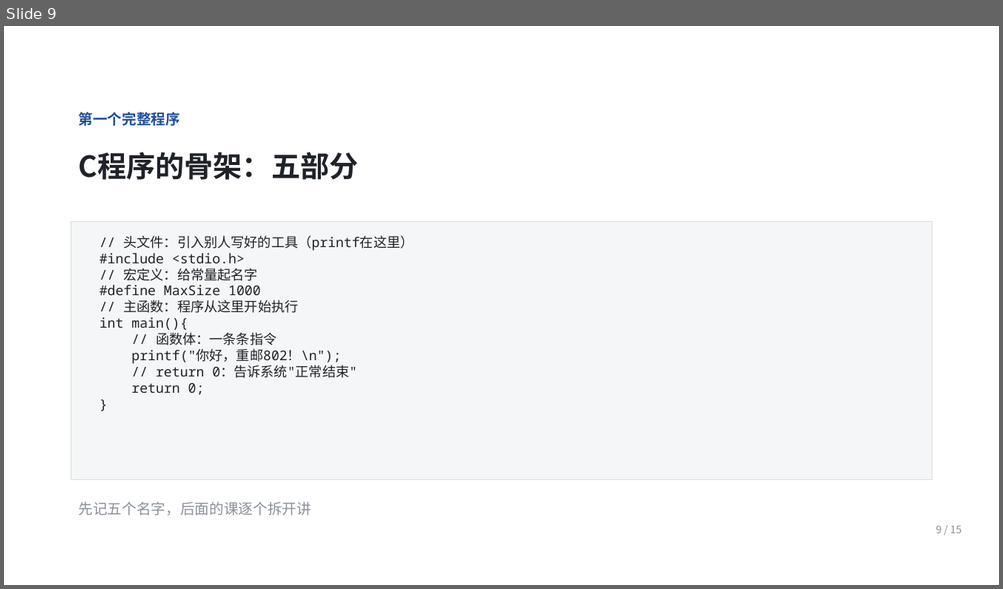
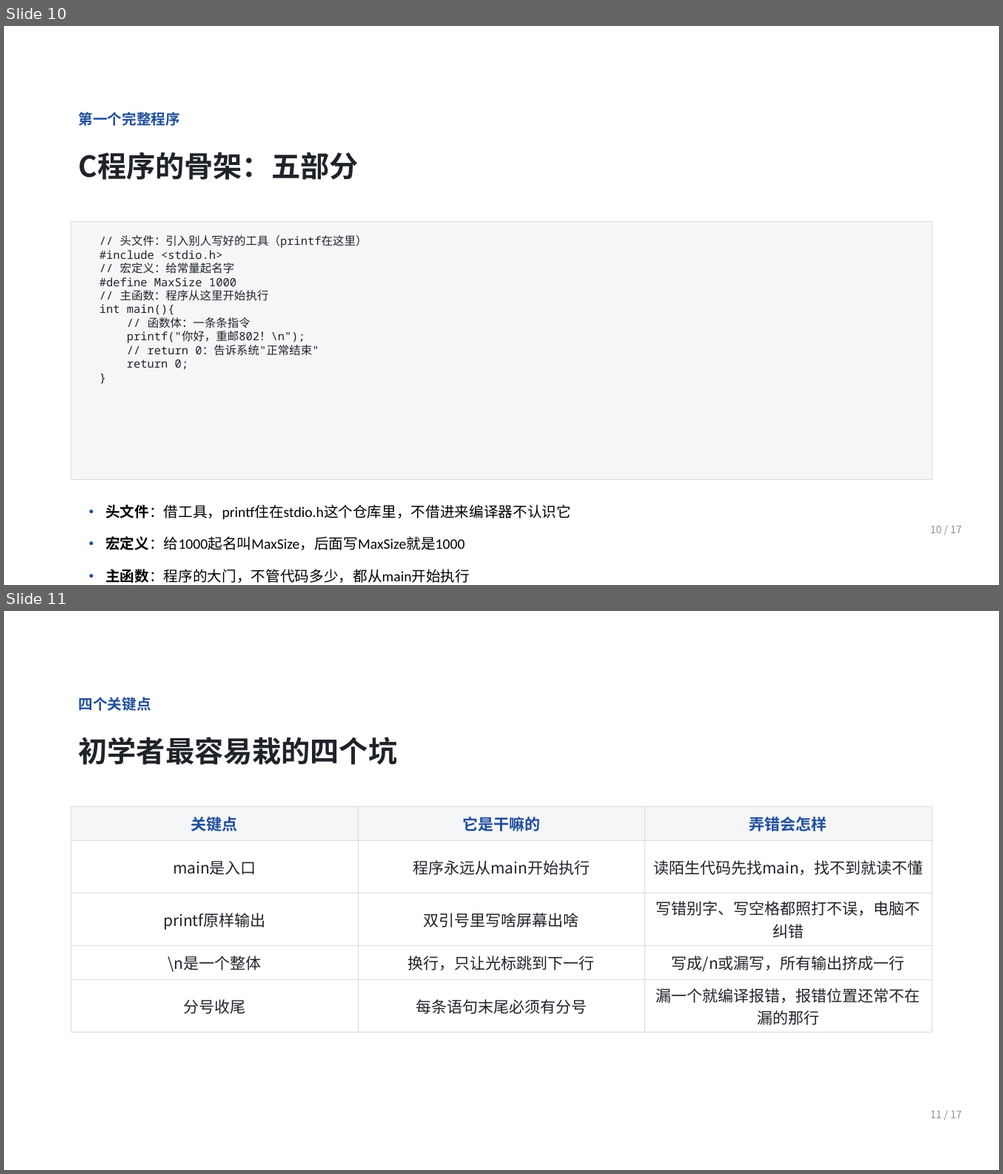
Before and after one commit to Ctrl1CandV/SpecialtyCourses, a slide deck: 课件/C1/C1-A-01/C1-A-01.pptx. Shown one above the other, each under a label of ours: slide 9 before the commit, slides 10 and 11 after it. The pictures are 1003x589 and 1003x1174 pixels, drawn with LibreOffice and Linux fonts; fonts in the diff are those of the drawing; background and template pictures are left out. Boxes give left, top, right and bottom in pixels: in the first picture for what was removed or moved away, otherwise in the second. Text is boxed around its words. In the diff, an @@ line names an element or a change of style, - is before the commit and + after.

```diff
--- a/课件/C1/C1-A-01/C1-A-01.pptx
+++ b/课件/C1/C1-A-01/C1-A-01.pptx
@@ slide 11 added at (4, 611, 999, 1170), background picture (left out) @@
@@ text added at (79, 697, 151, 711), 14 pt, text #1F4E9C, bold @@
+四个关键点
@@ text added at (79, 737, 398, 765), 28 pt, text #1F2329, bold @@
+初学者最容易栽的四个坑
@@ table added at (71, 806, 930, 1028), 5 rows, 3 columns @@
+关键点 | 它是干嘛的 | 弄错会怎样
+main是入口 | 程序永远从main开始执行 | 读陌生代码先找main，找不到就读不懂
+printf原样输出 | 双引号里写啥屏幕出啥 | 写错别字、写空格都照打不误，电脑不纠错
+\n是一个整体 | 换行，只让光标跳到下一行 | 写成/n或漏写，所有输出挤成一行
+分号收尾 | 每条语句末尾必须有分号 | 漏一个就编译报错，报错位置还常不在漏的那行
@@ text added at (930, 1111, 962, 1119), 10 pt, text #8A9099 @@
+11 / 17
@@ what was slide 9 is now slide 10 @@
@@ slide 10 changed as well @@
@@ text "// 头文件：引入别人写好的工具（printf在这里） #include <stdio.h> // ..." at (99, 235, 367, 369): size 13 to 11 pt @@
@@ text at (105, 505, 571, 520): text changed; font Noto Sans CJK SC to Calibri; text colour #8A9099 to #000000 @@
-先记五个名字，后面的课逐个拆开讲
+• 头文件：借工具，printf住在stdio.h这个仓库里，不借进来编译器不认识它
@@ text at (930, 526, 962, 534): text changed @@
-9 / 15
+10 / 17
@@ text added at (105, 537, 464, 551), 14 pt, text #000000 @@
+• 宏定义：给1000起名叫MaxSize，后面写MaxSize就是1000
@@ text added at (105, 569, 469, 583), 14 pt, text #000000 @@
+• 主函数：程序的大门，不管代码多少，都从main开始执行
```
Also in this commit, not shown: 13 other slides changed, 2 other slides added, 1 slide removed, 35 other files.
